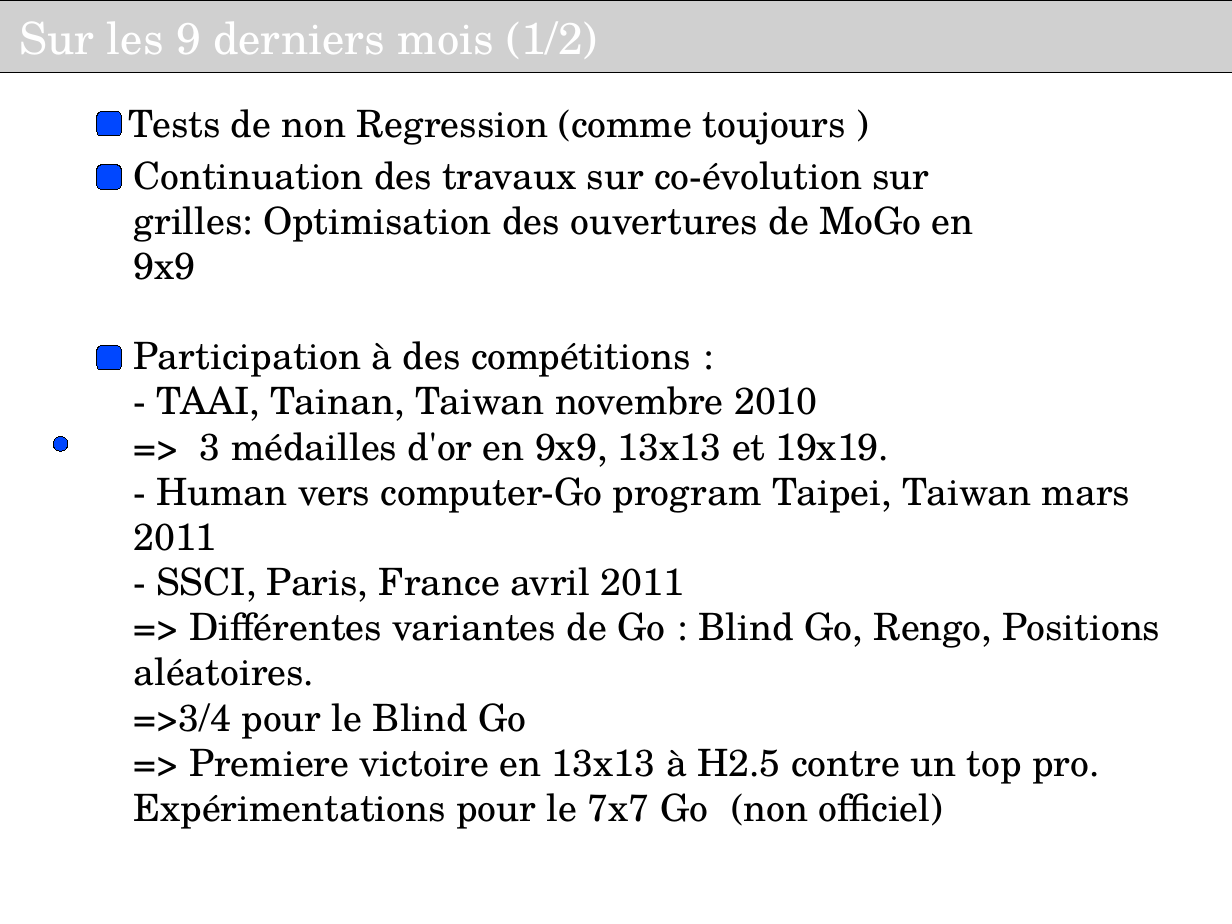
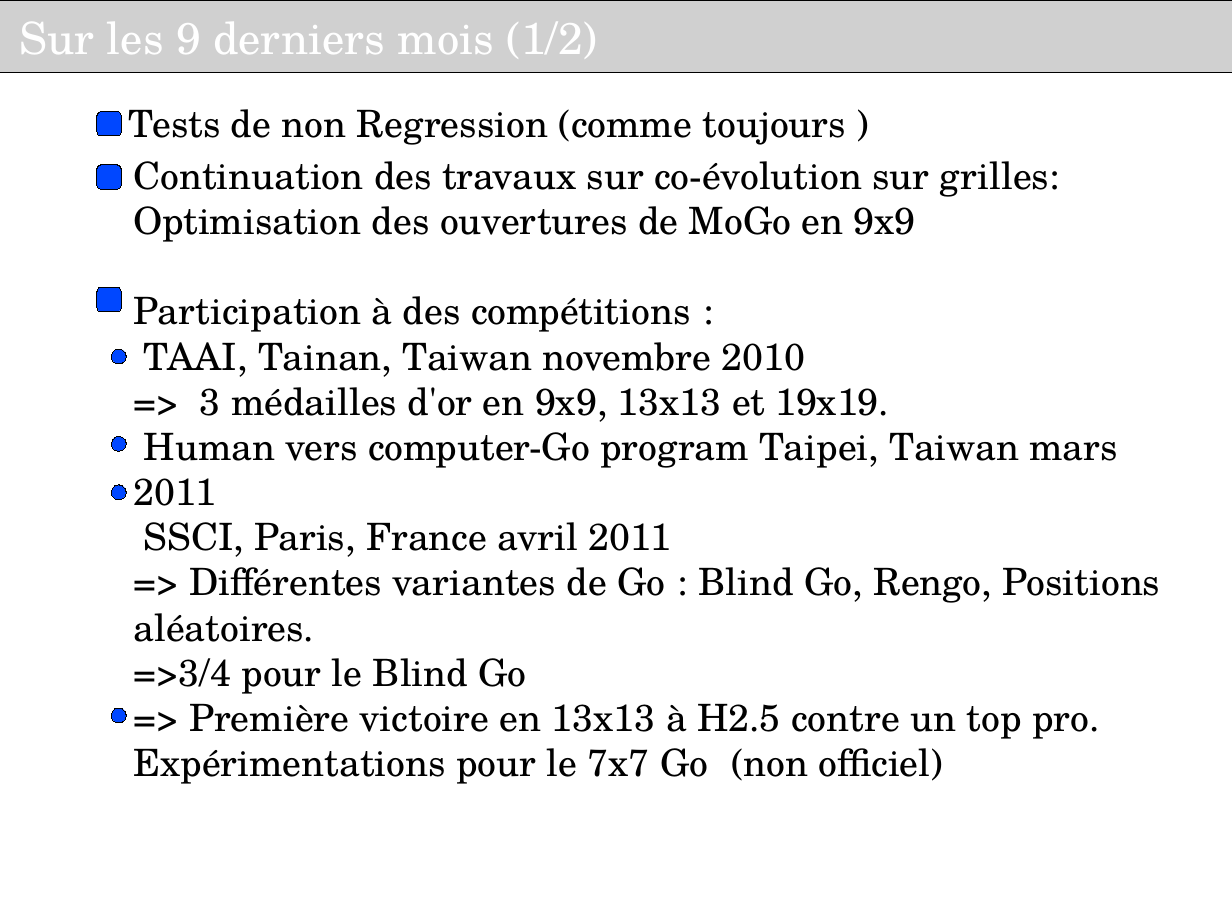
Before and after one commit to haspeleo/Android-Dev, a slide deck: slide 11 of MCTS/Soutenance_INRIA_V2.odp. Drawn at 1232x924 pixels with LibreOffice and Linux fonts; fonts in the diff are those of the drawing; grey boxes stand for pictures; background and template pictures are left out. Boxes give left, top, right and bottom in pixels: in the first picture for what was removed or moved away, otherwise in the second. Text is boxed around its words. In the diff, an @@ line names an element or a change of style, - is before the commit and + after.

```diff
--- a/MCTS/Soutenance_INRIA_V2.odp
+++ b/MCTS/Soutenance_INRIA_V2.odp
@@ text "Continuation des travaux sur co-évolution ..." rewrapped from box(133, 161, 974, 280) to box(133, 161, 1060, 242) @@
@@ rounded rectangle: place and size @@
-rounded rectangle at box(97, 346, 122, 371)
+rounded rectangle at box(97, 287, 122, 312)
@@ text "Participation à des compétitions :": place and size @@
-text "Participation à des compétitions :" at box(133, 341, 1161, 829)
+text "Participation à des compétitions :" at box(133, 296, 1161, 784)
@@ rounded rectangle: place and size @@
-rounded rectangle at box(53, 436, 68, 451)
+rounded rectangle at box(112, 349, 127, 363)
@@ text at box(144, 342, 806, 377): text changed @@
-- TAAI, Tainan, Taiwan novembre 2010
+TAAI, Tainan, Taiwan novembre 2010
@@ rounded rectangle added at box(112, 436, 127, 451), fill #0047FF, outline #000000 0 pt @@
@@ text at box(133, 432, 1117, 557): text changed @@
-- Human vers computer-Go program Taipei, Taiwan mars 2011
-- SSCI, Paris, France avril 2011
+Human vers computer-Go program Taipei, Taiwan mars 2011
+SSCI, Paris, France avril 2011
@@ rounded rectangle added at box(112, 485, 127, 500), fill #0047FF, outline #000000 0 pt @@
@@ rounded rectangle added at box(112, 708, 127, 723), fill #0047FF, outline #000000 0 pt @@
@@ text at box(189, 703, 1099, 739): text changed @@
-=> Premiere victoire en 13x13 à H2.5 contre un top pro.
+=> Première victoire en 13x13 à H2.5 contre un top pro.
```
Also in this commit, not shown: 1 other slide changed, 1 other file.
